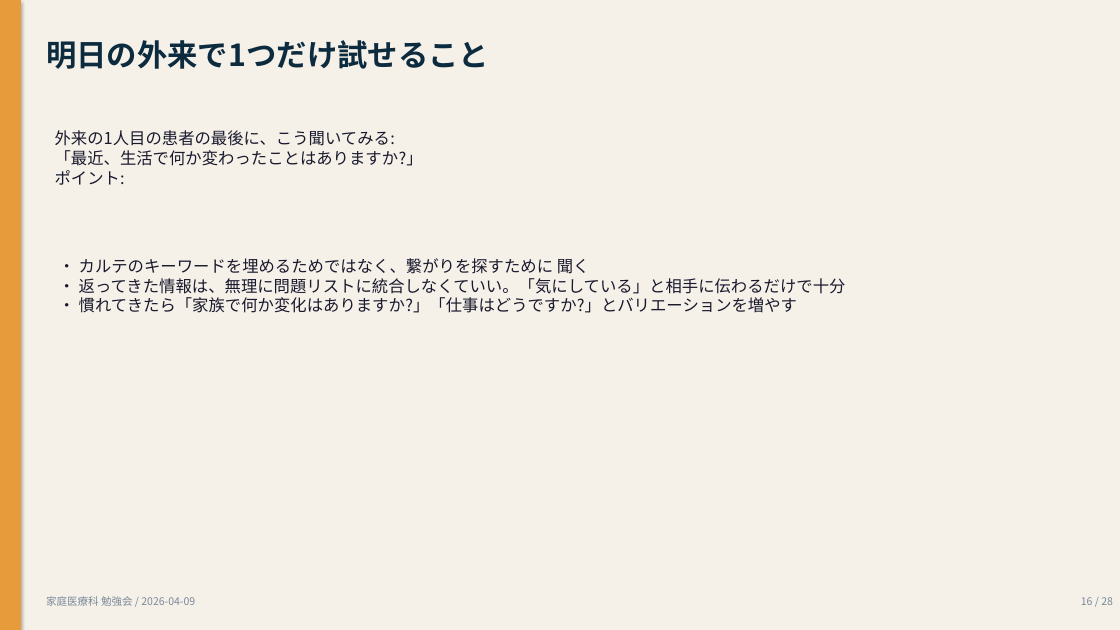
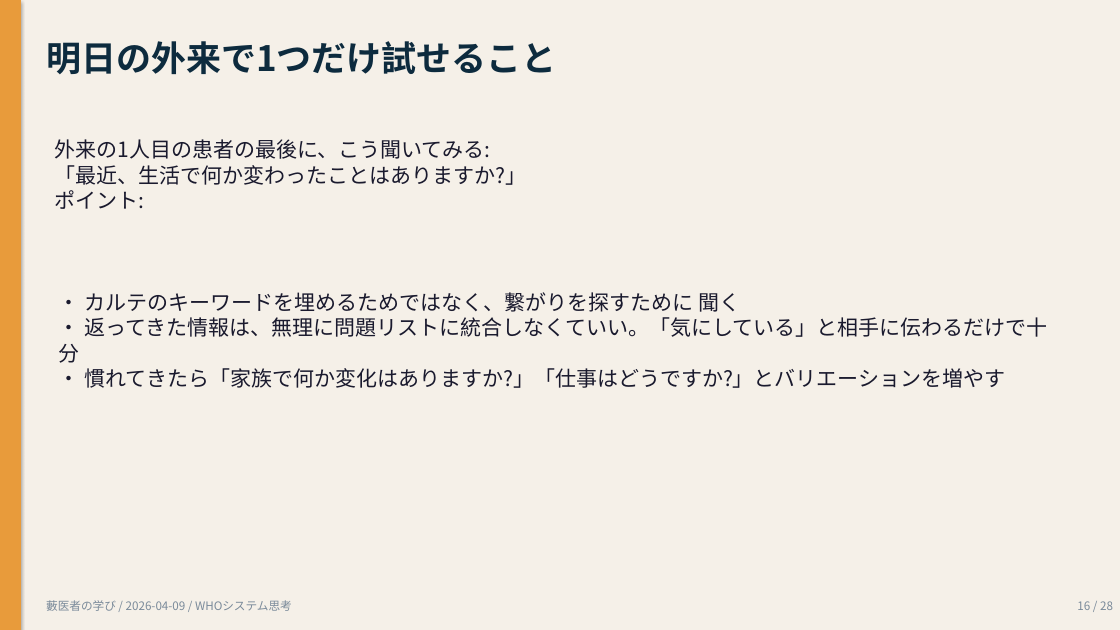
Before and after one commit to Tama831/ai-agent-team-materials, a slide deck: slide 16 of output/education/2026-04-09_who-systems-thinking-residents/who-systems-thinking-residents_slides_residents.pptx. Drawn at 1120x630 pixels with LibreOffice and Linux fonts; fonts in the diff are those of the drawing. Boxes give left, top, right and bottom in pixels: in the first picture for what was removed or moved away, otherwise in the second. Text is boxed around its words. In the diff, an @@ line names an element or a change of style, - is before the commit and + after.

```diff
--- a/output/education/2026-04-09_who-systems-thinking-residents/who-systems-thinking-residents_slides_residents.pptx
+++ b/output/education/2026-04-09_who-systems-thinking-residents/who-systems-thinking-residents_slides_residents.pptx
@@ text "明日の外来で1つだけ試せること" at <box>46,41,557,74</box>: size 26 to 30 pt @@
@@ text "外来の1人目の患者の最後に、こう聞いてみる: 「最近、生活で何か変わったことはありますか?」 ポイント:": place and size @@
-text "外来の1人目の患者の最後に、こう聞いてみる: 「最近、生活で何か変わったことはありますか?」 ポイント:" at <box>55,130,423,185</box>
+text "外来の1人目の患者の最後に、こう聞いてみる: 「最近、生活で何か変わったことはありますか?」 ポイント:" at <box>55,139,527,209</box>
@@ text "外来の1人目の患者の最後に、こう聞いてみる: 「最近、生活で何か変わったことはありますか?」 ポイント:" at <box>55,139,527,209</box>: size 14 to 18 pt @@
@@ text "• カルテのキーワードを埋めるためではなく、繋がりを探すために 聞く" at <box>59,292,1047,388</box>: size 14 to 18 pt @@
@@ text "• カルテのキーワードを埋めるためではなく、繋がりを探すために 聞く": place and size @@
-text "• カルテのキーワードを埋めるためではなく、繋がりを探すために 聞く" at <box>79,258,846,313</box>
+text "• カルテのキーワードを埋めるためではなく、繋がりを探すために 聞く" at <box>59,292,1047,388</box>
@@ text "16 / 28" at <box>1077,601,1113,610</box>: size 9 to 10 pt @@
@@ text at <box>46,600,292,611</box>: text changed; size 9 to 10 pt @@
-家庭医療科 勉強会 / 2026-04-09
+藪医者の学び / 2026-04-09 / WHOシステム思考
```
Also in this commit, not shown: 27 other slides changed, 7 other files.
